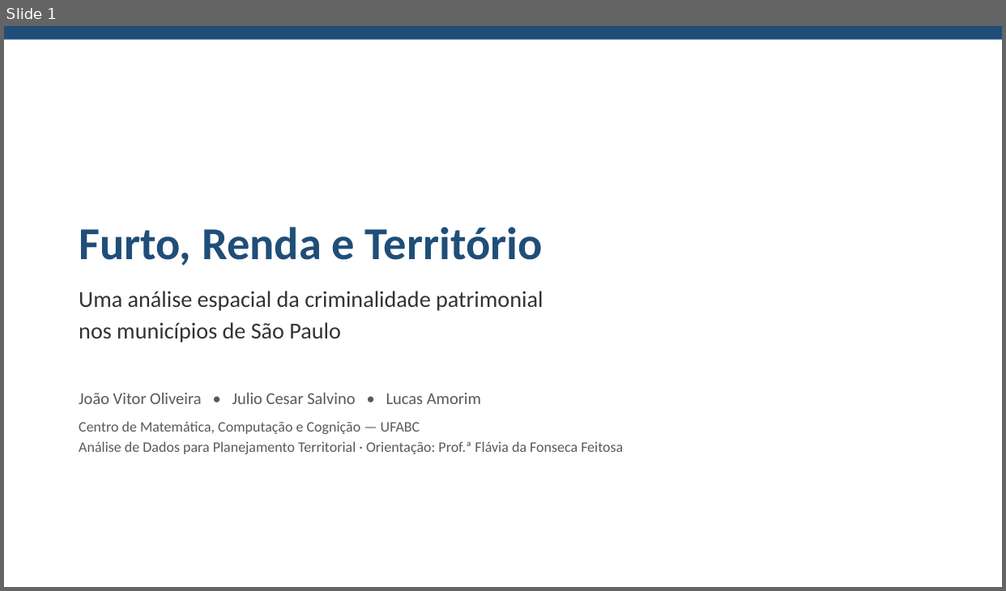
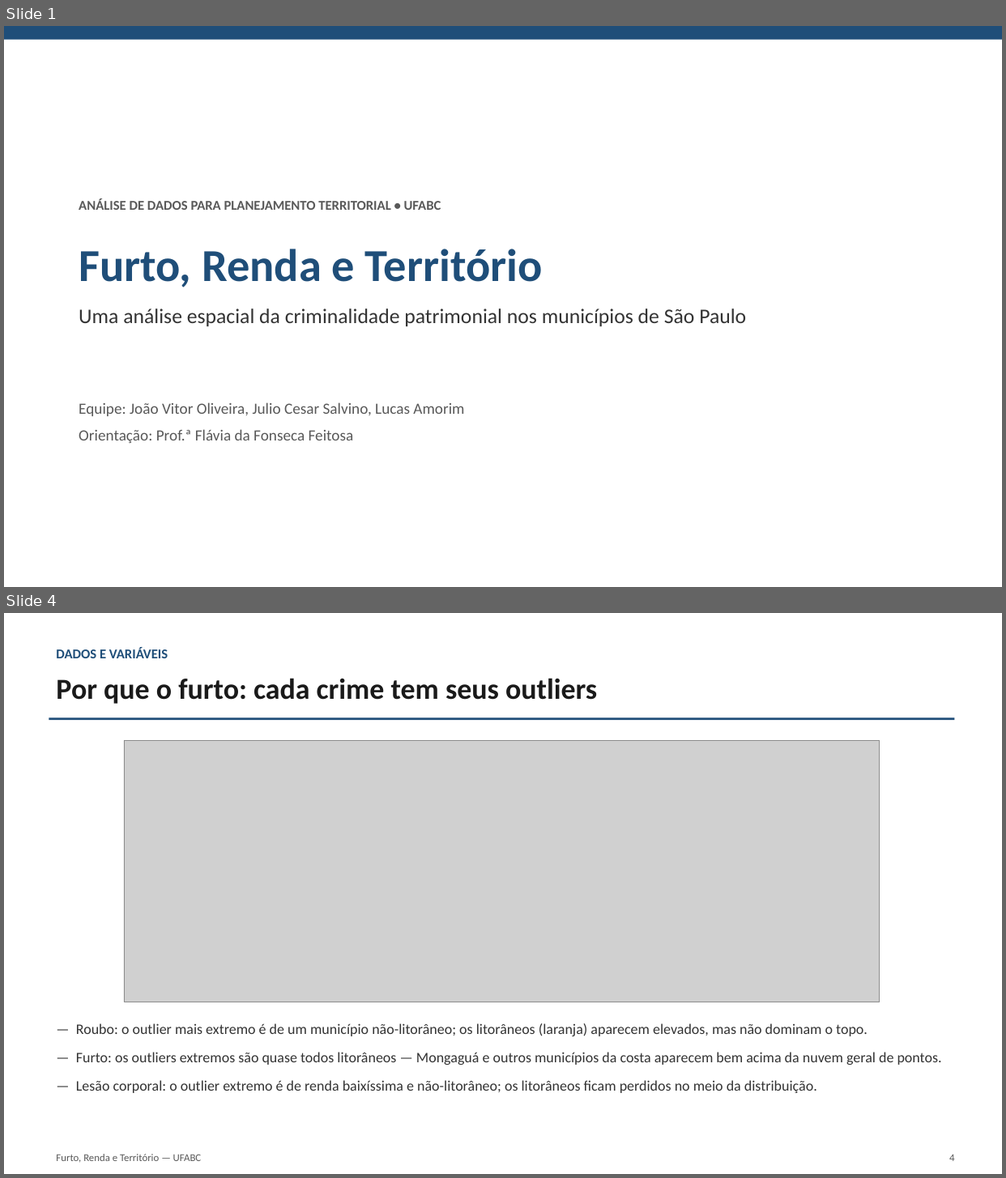
Before and after one commit to euusoujc/territory, a slide deck: slides/apresentacao_final.pptx. Shown one above the other, each under a label of ours: slide 1 before the commit, slides 1 and 4 after it; the slides between them are not shown. The pictures are 1006x591 and 1006x1178 pixels, drawn with LibreOffice and Linux fonts; fonts in the diff are those of the drawing; grey boxes stand for pictures. Boxes give left, top, right and bottom in pixels: in the first picture for what was removed or moved away, otherwise in the second. Text is boxed around its words. In the diff, an @@ line names an element or a change of style, - is before the commit and + after.

Commit message:
refact: apresentação reduzida a 13 slides, sem metodologia, ~10 min
A orientação avaliou que o passo a passo de metodologia não é necessário
na apresentação (ele continua completo no artigo em LaTeX). Reestrutura
os slides fundindo a ordem/estilo de uma referência da equipe com o
conteúdo já validado do projeto:

- Remove o slide de metodologia isolado.
- Adiciona "por que o furto" (outliers por crime, dispersoes_taxas_renda)
  e a matriz de correlação de Pearson, explicitando por que furto foi
  escolhido como variável dependente entre os três crimes.
- Condensa spatial error / GWR renda / GWR+litoral em um único slide de
  três caixas, e funde contrafactual + resíduos por grupo.
- Adiciona um exemplo concreto (São Paulo x Mongaguá) com os coeficientes
  locais do GWR, e uma conclusão numerada de 5 pontos em slide único.
- 15 -> 13 slides. docs/guia_apresentacao.md reescrito para a nova ordem,
  com novas perguntas prováveis da banca.

```diff
--- a/slides/apresentacao_final.pptx
+++ b/slides/apresentacao_final.pptx
@@ slide 4 added at bbox=[4, 613, 1002, 1174], background #FFFFFF @@
@@ text added at bbox=[56, 648, 168, 658], 13 pt, text #1F4E79, bold @@
+DADOS E VARIÁVEIS
@@ text added at bbox=[56, 678, 597, 704], 28 pt, text #1A1A1A, bold @@
+Por que o furto: cada crime tem seus outliers
@@ rectangle added at bbox=[49, 717, 955, 720], fill #1F4E79 @@
@@ picture added at bbox=[124, 740, 880, 1003] @@
@@ text added at bbox=[76, 1024, 942, 1093], 14 pt, text #333333 @@
+— Roubo: o outlier mais extremo é de um município não-litorâneo; os litorâneos (laranja) aparecem elevados, mas não dominam o topo.
+— Furto: os outliers extremos são quase todos litorâneos — Mongaguá e outros municípios da costa aparecem bem acima da nuvem geral de pontos.
+— Lesão corporal: o outlier extremo é de renda baixíssima e não-litorâneo; os litorâneos ficam perdidos no meio da distribuição.
@@ text added at bbox=[56, 1154, 202, 1163], 10 pt, text #595959 @@
+Furto, Renda e Território — UFABC
@@ text added at bbox=[949, 1155, 954, 1161], 10 pt, text #595959 @@
+4
@@ slide 1 changed as well @@
@@ text added at bbox=[79, 199, 441, 210], 13 pt, text #595959, bold @@
+ANÁLISE DE DADOS PARA PLANEJAMENTO TERRITORIAL • UFABC
@@ text "Furto, Renda e Território": place and size @@
-text "Furto, Renda e Território" at bbox=[79, 227, 543, 266]
+text "Furto, Renda e Território" at bbox=[79, 249, 543, 288]
@@ text at bbox=[79, 309, 746, 327]: text changed; size 22 to 20 pt @@
-Uma análise espacial da criminalidade patrimonial
-nos municípios de São Paulo
+Uma análise espacial da criminalidade patrimonial nos municípios de São Paulo
@@ text at bbox=[79, 403, 464, 416]: text changed; size 16 to 15 pt @@
-João Vitor Oliveira • Julio Cesar Salvino • Lucas Amorim
+Equipe: João Vitor Oliveira, Julio Cesar Salvino, Lucas Amorim
@@ text at bbox=[79, 429, 354, 443]: text changed; size 14 to 15 pt @@
-Centro de Matemática, Computação e Cognição — UFABC
-Análise de Dados para Planejamento Territorial · Orientação: Prof.ª Flávia da Fonseca Feitosa
+Orientação: Prof.ª Flávia da Fonseca Feitosa
```
Also in this commit, not shown: 7 other slides changed, 4 other slides added, 7 slides removed, 3 other files.
